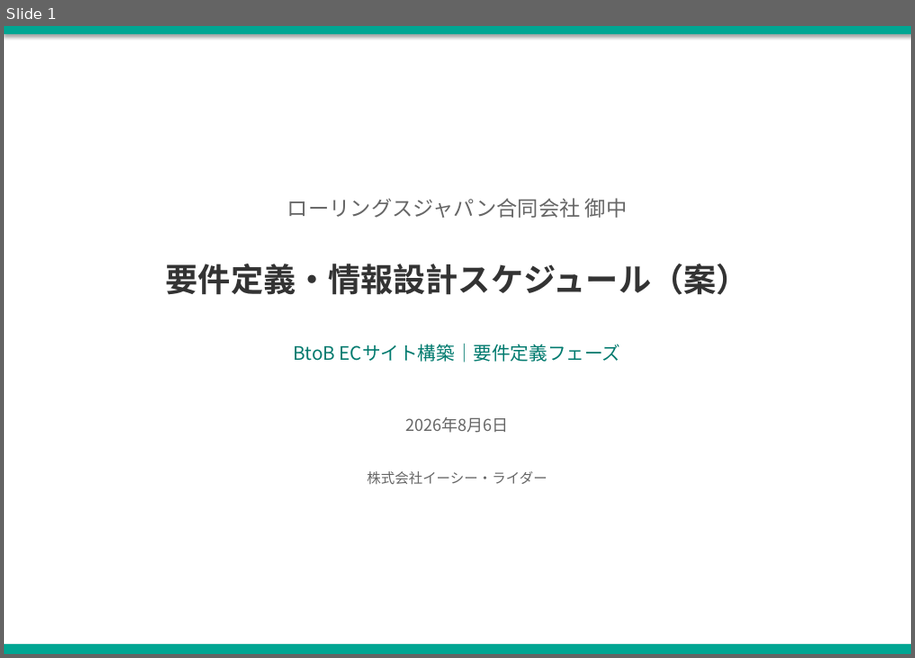
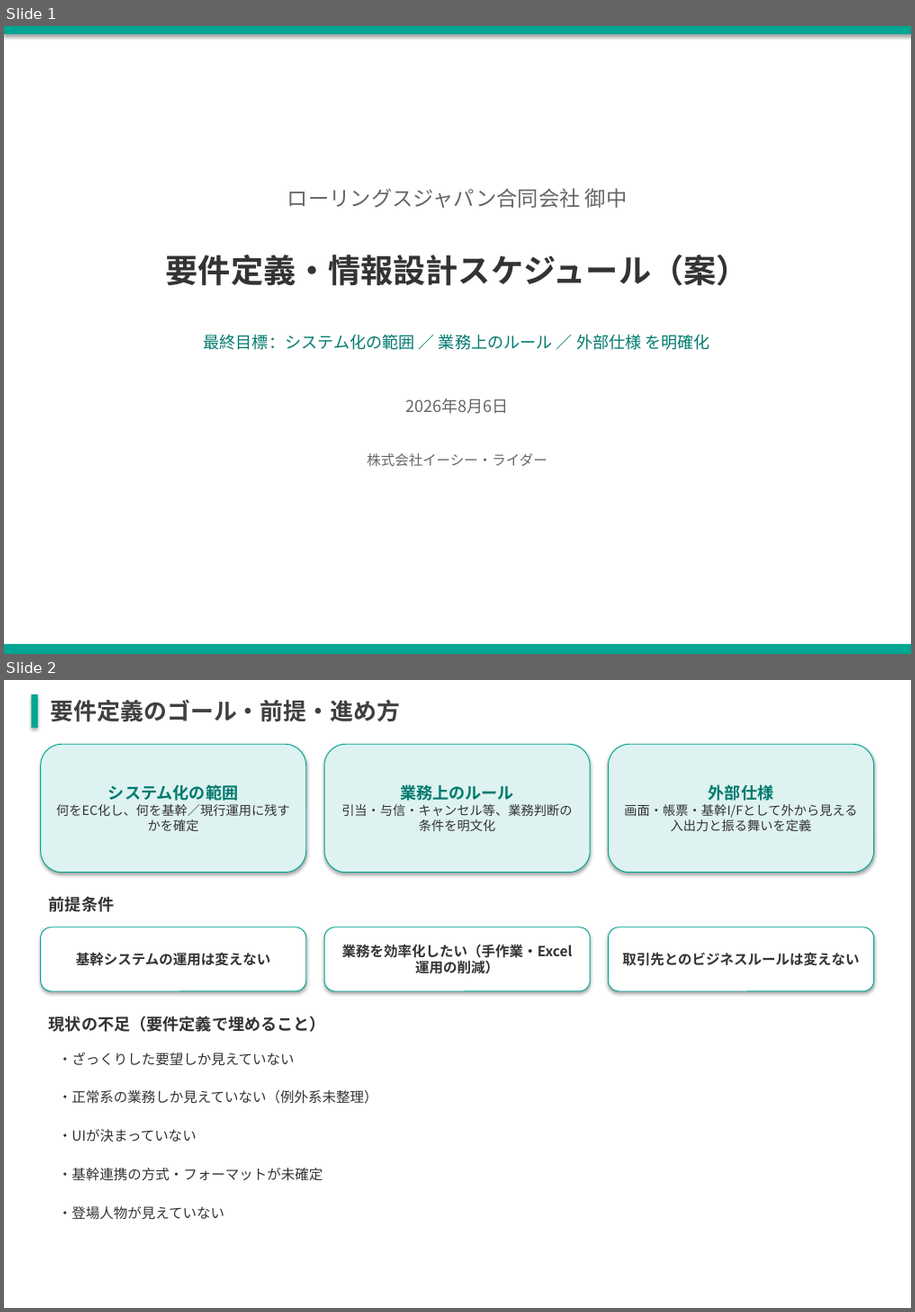
Before and after one commit to kozonoflight/git_tutorial, a slide deck: 要件定義WBS案_20260806.pptx. Shown one above the other, each under a label of ours: slide 1 before the commit, slides 1 and 2 after it. The pictures are 915x658 and 915x1312 pixels, drawn with LibreOffice and Linux fonts; fonts in the diff are those of the drawing. Boxes give left, top, right and bottom in pixels: in the first picture for what was removed or moved away, otherwise in the second. Text is boxed around its words. In the diff, an @@ line names an element or a change of style, - is before the commit and + after.

```diff
--- a/要件定義WBS案_20260806.pptx
+++ b/要件定義WBS案_20260806.pptx
@@ slide 2 added at <box>4,680,911,1308</box>, background #FFFFFF @@
@@ rectangle added at <box>32,694,38,727</box>, fill #00A693 @@
@@ text added at <box>51,699,400,722</box>, 20 pt, text #3F3F3F, bold @@
+要件定義のゴール・前提・進め方
@@ rounded rectangle added at <box>41,745,306,873</box>, fill #DEF3F1, outline #00A693 0.75 pt, 11 pt, text #333333 @@
+システム化の範囲
+何をEC化し、何を基幹／現行運用に残すかを確定
@@ rounded rectangle added at <box>324,745,591,873</box>, fill #DEF3F1, outline #00A693 0.75 pt, 11 pt, text #333333 @@
+業務上のルール
+引当・与信・キャンセル等、業務判断の条件を明文化
@@ rounded rectangle added at <box>609,745,874,873</box>, fill #DEF3F1, outline #00A693 0.75 pt, 11 pt, text #333333 @@
+外部仕様
+画面・帳票・基幹I/Fとして外から見える入出力と振る舞いを定義
@@ text added at <box>49,896,114,912</box>, 14 pt, text #333333, bold @@
+前提条件
@@ rounded rectangle added at <box>41,928,306,991</box>, fill #FFFFFF, outline #00A693 0.75 pt, 12 pt, text #333333, bold @@
+基幹システムの運用は変えない
@@ rounded rectangle added at <box>324,928,591,991</box>, fill #FFFFFF, outline #00A693 0.75 pt, 12 pt, text #333333, bold @@
+業務を効率化したい（手作業・Excel運用の削減）
@@ rounded rectangle added at <box>609,928,874,991</box>, fill #FFFFFF, outline #00A693 0.75 pt, 12 pt, text #333333, bold @@
+取引先とのビジネスルールは変えない
@@ text added at <box>49,1016,326,1032</box>, 14 pt, text #333333, bold @@
+現状の不足（要件定義で埋めること）
@@ text added at <box>58,1053,295,1065</box>, 12 pt, text #333333 @@
+・ざっくりした要望しか見えていない
@@ text added at <box>58,1090,378,1104</box>, 12 pt, text #333333 @@
+・正常系の業務しか見えていない（例外系未整理）
@@ text added at <box>58,1129,197,1142</box>, 12 pt, text #333333 @@
+・UIが決まっていない
@@ text added at <box>58,1168,323,1181</box>, 12 pt, text #333333 @@
+・基幹連携の方式・フォーマットが未確定
@@ text added at <box>58,1206,224,1220</box>, 12 pt, text #333333 @@
+・登場人物が見えていない
@@ slide 1 changed as well @@
@@ text "ローリングスジャパン合同会社 御中": place and size @@
-text "ローリングスジャパン合同会社 御中" at <box>288,198,628,218</box>
+text "ローリングスジャパン合同会社 御中" at <box>288,188,628,208</box>
@@ text "要件定義・情報設計スケジュール（案）": place and size @@
-text "要件定義・情報設計スケジュール（案）" at <box>166,264,749,295</box>
+text "要件定義・情報設計スケジュール（案）" at <box>166,255,749,286</box>
@@ text at <box>204,334,710,350</box>: text changed; size 16 to 14 pt @@
-BtoB ECサイト構築｜要件定義フェーズ
+最終目標：システム化の範囲 ／ 業務上のルール ／ 外部仕様 を明確化
@@ text "2026年8月6日": place and size @@
-text "2026年8月6日" at <box>405,418,509,433</box>
+text "2026年8月6日" at <box>405,399,509,414</box>
@@ text "株式会社イーシー・ライダー": place and size @@
-text "株式会社イーシー・ライダー" at <box>367,472,547,484</box>
+text "株式会社イーシー・ライダー" at <box>367,454,547,466</box>
```
Also in this commit, not shown: 2 other slides changed, 2 other slides added, 2 slides removed.
